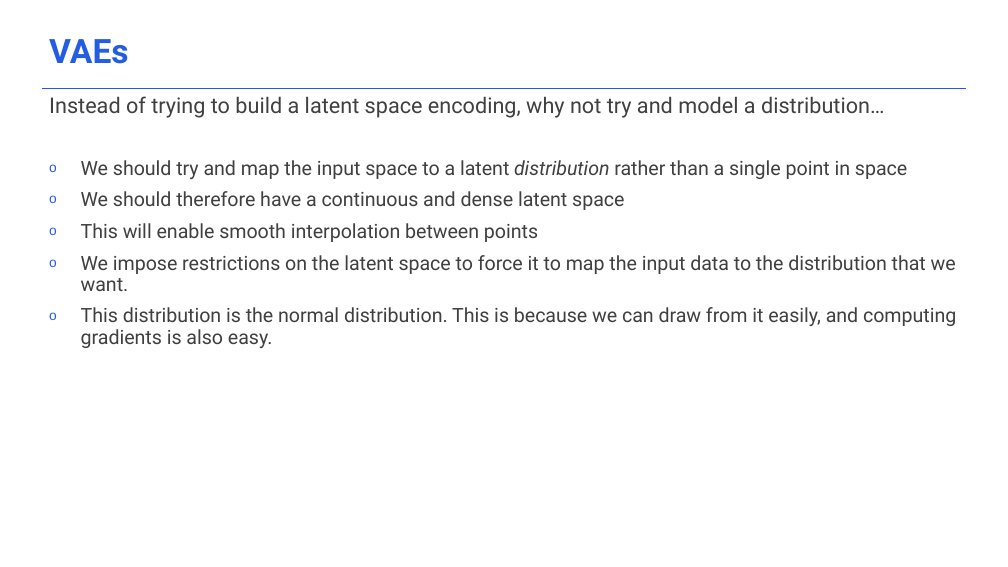
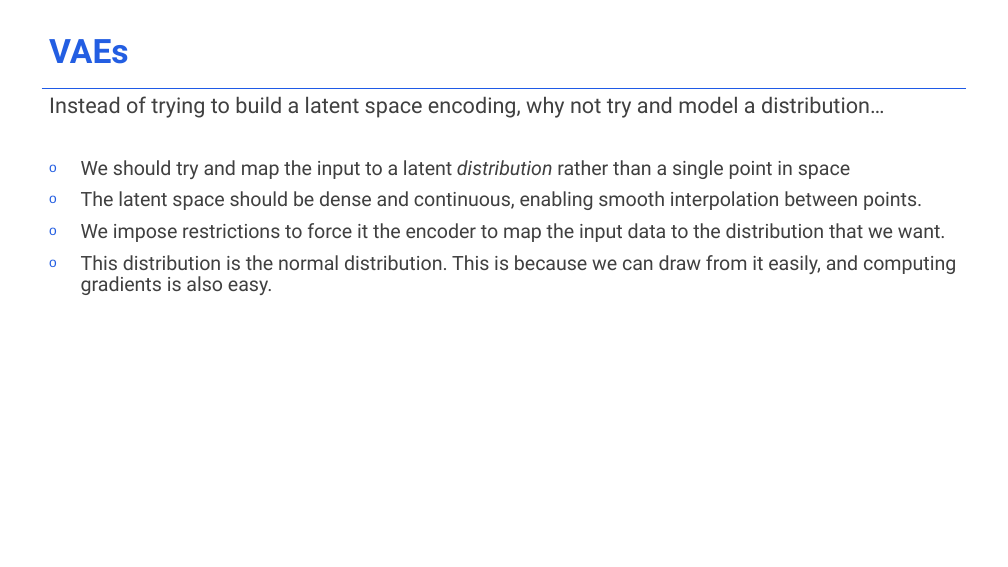
Before and after one commit to acceleratescience/diffusion-models, a slide deck: slide 8 of slides/3_Building-blocks.pptx. Drawn at 1008x567 pixels with LibreOffice and Linux fonts; fonts in the diff are those of the drawing; background and template pictures are left out. Boxes give left, top, right and bottom in pixels: in the first picture for what was removed or moved away, otherwise in the second. Text is boxed around its words. In the diff, an @@ line names an element or a change of style, - is before the commit and + after.

```diff
--- a/slides/3_Building-blocks.pptx
+++ b/slides/3_Building-blocks.pptx
@@ text at bbox=[81, 160, 946, 242]: text changed @@
-o We should try and map the input space to a latent distribution rather than a single point in space
-o We should therefore have a continuous and dense latent space
-o This will enable smooth interpolation between points
-o We impose restrictions on the latent space to force it to map the input data to the distribution that we want.
+o We should try and map the input to a latent distribution rather than a single point in space
+o The latent space should be dense and continuous, enabling smooth interpolation between points.
+o We impose restrictions to force it the encoder to map the input data to the distribution that we want.
```
Also in this commit, not shown: 2 other slides changed, 1 slide removed.
